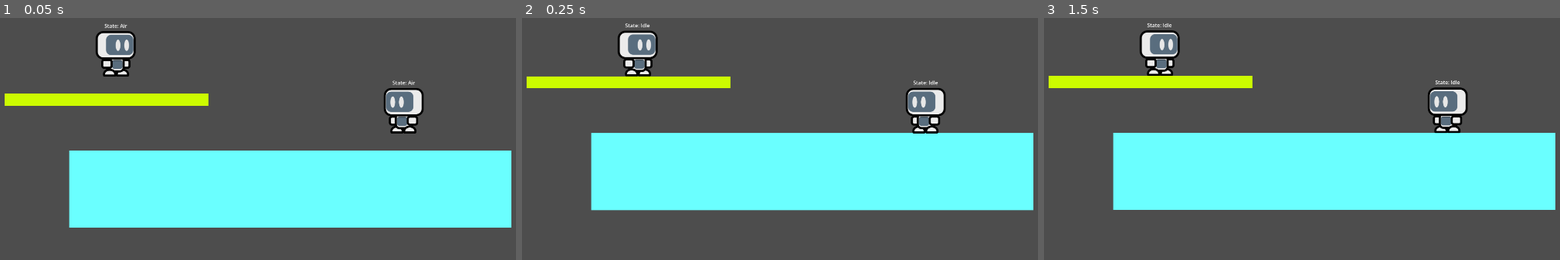
Above: before the commit, frames 1-3 (left to right).
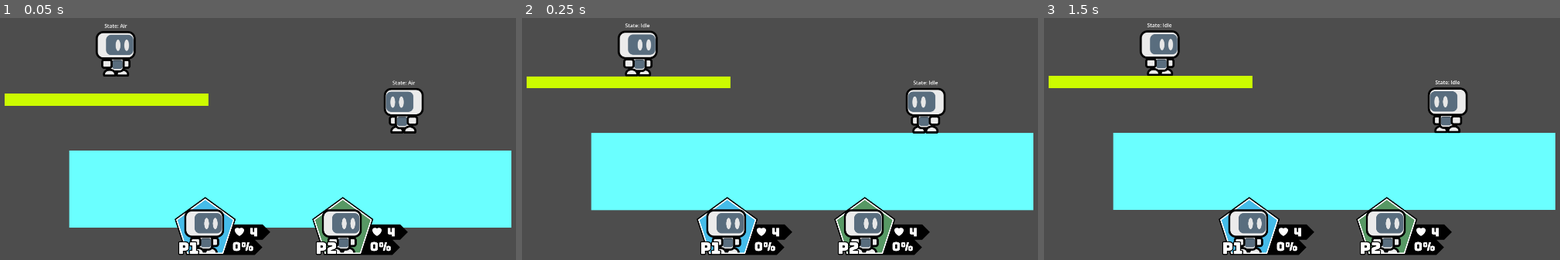
Above: after the commit, the same moments.

Repository: AcroPR/HyperStrikeDudes2D
Game: Godot game, scene res://src/stages/0base/stage.tscn
Two runs of this game, one before a commit and one after it. Both use one fixed random seed, a clock stepped at 60 frames per second and the inputs below.
Inputs (mouse positions are in pixels of both pictures, inside the frame that each line leads up to):
- Up to frame 1 (0.05 s): no input
- Up to frame 2 (0.25 s): no input
- Up to frame 3 (1.5 s): tap Enter at 0.5 s; move the mouse to (1472, 80) at 0.52 s; click (1472, 80) at 0.67 s; tap Space at 1.25 s; move the mouse to (1209, 117) at 1.27 s; click (1209, 117) at 1.42 s

The runs differ from the first frame. In frame 1, 5.7% of the frame differs, in the area x 33-80%, y 73-99%; in frame 2, 5.6%; in frame 3, 5.6%.

Commit message:
feat: UI for players

Diff:
--- a/src/core/autoloads/match_global.gd
+++ b/src/core/autoloads/match_global.gd
@@ -41,3 +41,7 @@
 				DisplayServer.window_set_mode(DisplayServer.WINDOW_MODE_MAXIMIZED)
 			else:
 				DisplayServer.window_set_mode(DisplayServer.WINDOW_MODE_EXCLUSIVE_FULLSCREEN)
+
+func _start_match():
+	for index in playerLives.size():
+		playerLives[index] = startingLives
--- a/src/fighters/0base/fighter.tscn
+++ b/src/fighters/0base/fighter.tscn
@@ -35,7 +35,7 @@
 
 [sub_resource type="Animation" id="Animation_xp0b5"]
 resource_name = "AttackN"
-length = 0.40000335419513283
+length = 0.4000033541951328
 tracks/0/type = "value"
 tracks/0/imported = false
 tracks/0/enabled = true
--- a/src/fighters/0base/scripts/fighter.gd
+++ b/src/fighters/0base/scripts/fighter.gd
@@ -41,11 +41,19 @@
 @onready var offScreenMarker: OffScreenMarker = $OffScreenMarker
 @onready var stateLabel = $StateLabel
 
+var fighterIcon: FighterIcon
+
 var airJumpCount: int = 0
 var isFastFalling: bool = false
+var percent: int = 0 : set = _update_percent
 var landingFrames: int = 0
 var ledgeGrabCount: int = 0
 var ledgeHeld: Ledge
+
+func _update_percent(_percent: int):
+	percent = _percent
+	if fighterIcon != null:
+		fighterIcon._set_percent(percent)
 
 func _can_move() -> bool:
 	# Move Direction (Horizontal)
--- a/src/stage_nodes/scripts/fighter_spawner.gd
+++ b/src/stage_nodes/scripts/fighter_spawner.gd
@@ -7,12 +7,14 @@
 
 func _on_dead_fighter(_playerID: int):
 	for fighter in get_children():
-		stage.stageCamera._remove_target(fighter)
-		fighter.queue_free()
-	MatchGlobal.playerLives[_playerID] -= 1
+		if fighter is Fighter:
+			stage.stageCamera._remove_target(fighter)
+			MatchGlobal.playerLives[_playerID] -= 1
+			fighter.fighterIcon._set_lives(_playerID)
+			fighter.queue_free()
 	stage.call_deferred("_spawn_dead_player", _playerID)
 
-func _spawn_fighter(_playerID: int = 0):
+func _spawn_fighter(_playerID: int = 0) -> Fighter:
 	var fighter = preload("res://src/fighters/0base/fighter.tscn")
 	var fighterInstance: Fighter = fighter.instantiate()
 	fighterInstance.dead_fighter.connect(_on_dead_fighter)
@@ -23,6 +25,7 @@
 	fighterInstance.facingRight = facingRight
 	stage.stageCamera._add_target(fighterInstance)
 	add_child(fighterInstance)
+	return fighterInstance
 
 func _ready() -> void:
 	$Sprite2D.visible = false
--- a/src/stages/0base/script/stage.gd
+++ b/src/stages/0base/script/stage.gd
@@ -3,12 +3,26 @@
 
 @onready var fighterSpawners = $FighterSpawners
 @onready var stageCamera : StageCamera = $StageCamera
+@onready var icons: HBoxContainer = $CanvasLayer/Icons
+
+func _hide_all_icons():
+	for icon in icons.get_children():
+		icon.visible = false
 
 func _spawn_dead_player(_playerID: int):
 	var fighterSpawner: FighterSpawner = fighterSpawners.get_node("-1")
-	fighterSpawner._spawn_fighter(_playerID)
+	var fighterNode = fighterSpawner._spawn_fighter(_playerID)
+	fighterNode.fighterIcon = icons.get_child(_playerID)
+	fighterNode.percent = 0
 
 func _ready() -> void:
+	MatchGlobal._start_match()
+	_hide_all_icons()
 	for fighterSpawner: FighterSpawner in fighterSpawners.get_children():
 		if fighterSpawner.playerID != -1:
-			fighterSpawner._spawn_fighter()
+			var fighterNode = fighterSpawner._spawn_fighter()
+			fighterNode.fighterIcon = icons.get_child(fighterSpawner.playerID)
+			fighterNode.percent = 0
+			icons.get_child(fighterSpawner.playerID).visible = true
+			icons.get_child(fighterSpawner.playerID)._set_player(fighterSpawner.playerID+1)
+			icons.get_child(fighterSpawner.playerID)._set_lives(fighterSpawner.playerID)
--- a/src/stages/0base/stage.tscn
+++ b/src/stages/0base/stage.tscn
@@ -4,6 +4,7 @@
 [ext_resource type="PackedScene" uid="uid://culor3dapbonn" path="res://src/stage_nodes/ledge.tscn" id="1_tg4du"]
 [ext_resource type="PackedScene" uid="uid://ce5q7wgo511mj" path="res://src/stage_nodes/stage_camera.tscn" id="2_bhq1v"]
 [ext_resource type="PackedScene" uid="uid://cmrxdvaryyov1" path="res://src/stage_nodes/fighter_spawner.tscn" id="2_onwow"]
+[ext_resource type="PackedScene" uid="uid://2wxnm0v6fcf0" path="res://src/ui/stock_battle/fighterIcon.tscn" id="5_7d1hl"]
 
 [sub_resource type="RectangleShape2D" id="RectangleShape2D_s7spp"]
 size = Vector2(1372, 240)
@@ -118,3 +119,31 @@
 [node name="CollisionShape2D" type="CollisionShape2D" parent="DeathZone/Bottom" unique_id=1388296877]
 shape = SubResource("RectangleShape2D_dc0mv")
 debug_color = Color(1, 0, 0, 0.41960785)
+
+[node name="CanvasLayer" type="CanvasLayer" parent="." unique_id=1282148418]
+
+[node name="Icons" type="HBoxContainer" parent="CanvasLayer" unique_id=1887077787]
+anchors_preset = 12
+anchor_top = 1.0
+anchor_right = 1.0
+anchor_bottom = 1.0
+offset_top = -239.0
+offset_right = 1920.0
+offset_bottom = 144.0
+grow_horizontal = 2
+grow_vertical = 0
+scale = Vector2(0.5, 0.5)
+theme_override_constants/separation = 250
+alignment = 1
+
+[node name="FighterIcon0" parent="CanvasLayer/Icons" unique_id=1709777042 instance=ExtResource("5_7d1hl")]
+layout_mode = 2
+
+[node name="FighterIcon1" parent="CanvasLayer/Icons" unique_id=639409044 instance=ExtResource("5_7d1hl")]
+layout_mode = 2
+
+[node name="FighterIcon2" parent="CanvasLayer/Icons" unique_id=868350673 instance=ExtResource("5_7d1hl")]
+layout_mode = 2
+
+[node name="FighterIcon3" parent="CanvasLayer/Icons" unique_id=1161210639 instance=ExtResource("5_7d1hl")]
+layout_mode = 2
--- /dev/null
+++ b/src/ui/stock_battle/fighterIcon.tscn
@@ -0,0 +1,64 @@
+[gd_scene format=3 uid="uid://2wxnm0v6fcf0"]
+
+[ext_resource type="Texture2D" uid="uid://d2uvqbiedbi5p" path="res://assets/ui/stock_battle/base/icon.png" id="1_12vof"]
+[ext_resource type="Texture2D" uid="uid://dcyf66cxrjvyv" path="res://assets/ui/stock_battle/base/iconBG.png" id="2_en277"]
+[ext_resource type="Script" uid="uid://bo7ep2o8pxh86" path="res://src/ui/stock_battle/scripts/fighter_icon.gd" id="2_viafd"]
+[ext_resource type="FontFile" uid="uid://cxg0hkjqanmmw" path="res://assets/fonts/Bungee-Regular.ttf" id="3_en277"]
+[ext_resource type="Texture2D" uid="uid://cvuesvksid0k1" path="res://assets/ui/stock_battle/fighters/0base/0.png" id="4_pcdcg"]
+
+[node name="FighterIcon" type="TextureRect" unique_id=1709777042]
+custom_minimum_size = Vector2(-1.135, 0)
+offset_right = 605.0
+offset_bottom = 383.0
+pivot_offset = Vector2(-300, -190)
+texture = ExtResource("1_12vof")
+script = ExtResource("2_viafd")
+
+[node name="BGColor" type="TextureRect" parent="." unique_id=528181736]
+layout_mode = 0
+offset_right = 40.0
+offset_bottom = 40.0
+texture = ExtResource("2_en277")
+
+[node name="Fighter" type="TextureRect" parent="." unique_id=361704775]
+layout_mode = 0
+offset_right = 40.0
+offset_bottom = 40.0
+texture = ExtResource("4_pcdcg")
+
+[node name="Player" type="Label" parent="." unique_id=152201830]
+layout_mode = 0
+offset_left = 32.0
+offset_top = 261.0
+offset_right = 160.0
+offset_bottom = 393.0
+theme_override_constants/outline_size = 25
+theme_override_fonts/font = ExtResource("3_en277")
+theme_override_font_sizes/font_size = 100
+text = "P1"
+
+[node name="Percent" type="Label" parent="." unique_id=1371251836]
+layout_mode = 0
+offset_left = 279.0
+offset_top = 251.0
+offset_right = 590.0
+offset_bottom = 383.0
+theme_override_constants/outline_size = 25
+theme_override_fonts/font = ExtResource("3_en277")
+theme_override_font_sizes/font_size = 75
+text = "999%"
+horizontal_alignment = 1
+vertical_alignment = 1
+
+[node name="Lives" type="Label" parent="." unique_id=1612998054]
+layout_mode = 0
+offset_left = 444.0
+offset_top = 178.0
+offset_right = 559.0
+offset_bottom = 278.0
+theme_override_constants/outline_size = 25
+theme_override_fonts/font = ExtResource("3_en277")
+theme_override_font_sizes/font_size = 75
+text = "99"
+horizontal_alignment = 1
+vertical_alignment = 1
--- /dev/null
+++ b/src/ui/stock_battle/scripts/fighter_icon.gd
@@ -0,0 +1,25 @@
+class_name FighterIcon
+extends TextureRect
+
+@onready var bgColor: TextureRect = $BGColor
+@onready var player: Label = $Player
+@onready var percent: Label = $Percent
+@onready var lives: Label = $Lives
+
+func _set_player(_playerID: int):
+	player.text = "P" + str(_playerID)
+	match _playerID:
+		1:
+			bgColor.modulate = Color("45bce9")
+		2:
+			bgColor.modulate = Color("579864ff")
+		3:
+			bgColor.modulate = Color("af1a5dff")
+		4:
+			bgColor.modulate = Color("593964ff")
+
+func _set_percent(_percent: int):
+	percent.text = str(_percent) + "%"
+
+func _set_lives(_playerID: int):
+	lives.text = str(MatchGlobal.playerLives[_playerID])
Binary file added: assets/fonts/Bungee-Regular.ttf
Not shown, added: assets/fonts/Bungee-Regular.ttf.import
Binary file added: assets/ui/stock_battle/base/icon.png
Not shown, added: assets/ui/stock_battle/base/icon.png.import
Binary file added: assets/ui/stock_battle/base/iconBG.png
Not shown, added: assets/ui/stock_battle/base/iconBG.png.import
Binary file added: assets/ui/stock_battle/fighters/0base/0.png
Not shown, added: assets/ui/stock_battle/fighters/0base/0.png.import
Not shown, added: src/ui/stock_battle/scripts/fighter_icon.gd.uid
